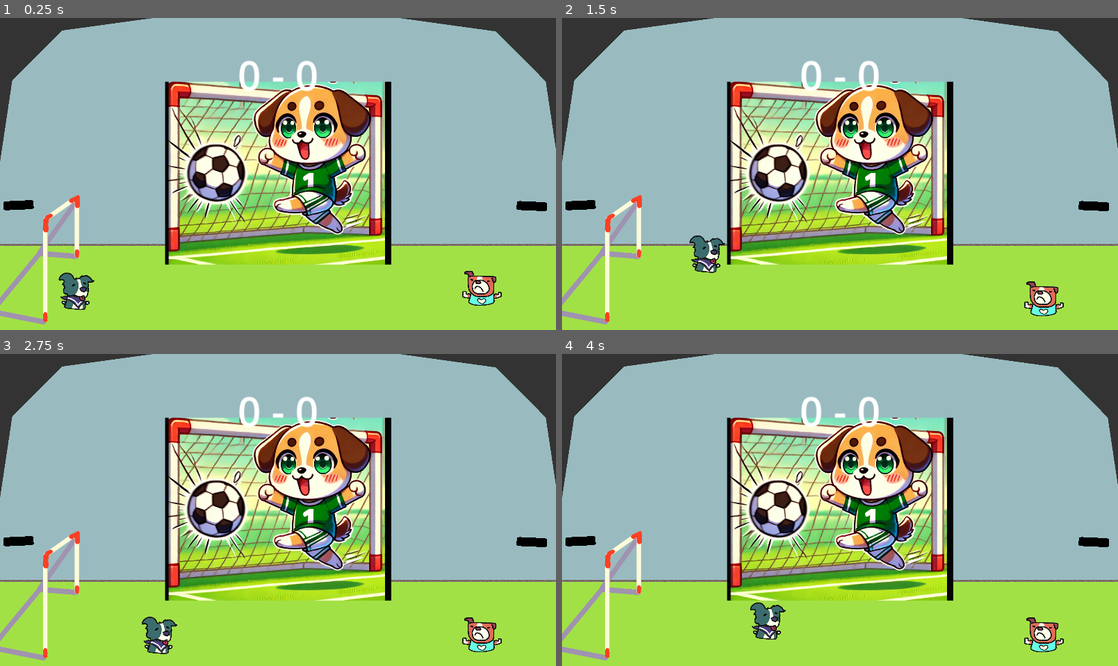
Above: before the commit, frames 1-4 (two rows, left to right).
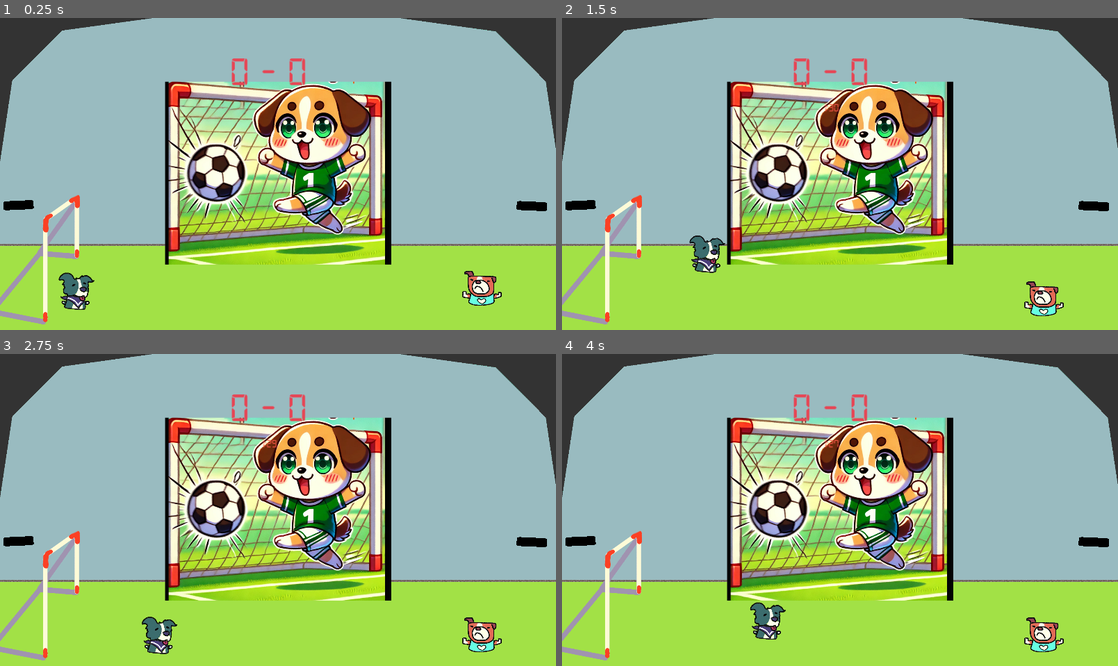
Above: after the commit, the same moments.

Repository: dkleitsas/Hammerball
Game: Godot game, scene res://Scenes/hammerball.tscn
The game is run twice, just before and just after one commit, with the same random seed, the same clock (stepped at 60 frames per second) and the same inputs. The engine's default icon, where the game draws it, is replaced by a stand-in: a white triangle on a blue panel in a dark square.
Inputs:
- Up to frame 1 (0.25 s): no input
- Up to frame 2 (1.5 s): hold Right (move_right_l) 0.53-1.28 s; hold P (kick_l) 0.53-1.28 s; tap Up (jump_l) at 0.77 s; hold Left (move_left_l) from 1.28 s (still down); tap Space (kick_r) at 1.35 s
- Up to frame 3 (2.75 s): tap Up (jump_l) at 1.52 s; release Left (move_left_l) at 2.03 s; hold Right (move_right_l) from 2.03 s (still down); hold P (kick_l) from 2.03 s (still down)
- Up to frame 4 (4 s): release P (kick_l) at 2.78 s; tap Space (kick_r) at 2.85 s; tap Up (jump_l) at 3.02, 3.77 s; release Right (move_right_l) at 3.53 s; hold Left (move_left_l) from 3.53 s (still down); hold P (kick_l) from 3.53 s (still down)

The runs differ from the first frame. In frame 1, 0.6% of the frame differs, in the area x 41-57%, y 12-24%; in frame 2, 0.7%, in the area x 41-57%, y 12-31%; in frame 3, 0.7%; in frame 4, 0.7%.

Commit message:
demy sprites

Diff:
--- /dev/null
+++ b/Scenes/GameTimer.gd
@@ -0,0 +1,29 @@
+extends Timer
+
+@onready var timer = $"."
+@onready var label = $".."
+var remaining_time = 91
+
+func _ready():
+	# Connect the timer's timeout signal using a Callable
+	timer.timeout.connect(Callable(self, "_on_Timer_timeout"))
+	timer.start()  # Start the timer
+
+# Function called when the timer times out
+func _on_Timer_timeout():
+	remaining_time -= 1  # Decrease the time
+
+	# Calculate minutes and seconds
+	var minutes = int(remaining_time / 60)
+	var seconds = remaining_time % 60
+
+	# Manually pad seconds with leading zero if it's less than 10
+	var padded_seconds = str(seconds)
+	if seconds < 10:
+		padded_seconds = "0" + str(seconds)
+
+	# Update the label with formatted time (MM:SS)
+	label.text = str(minutes) + ":" + padded_seconds
+
+	if remaining_time <= 0:
+		timer.stop()  # Stop the timer if the time reaches zero
--- a/Scenes/hammerball.tscn
+++ b/Scenes/hammerball.tscn
@@ -6,7 +6,9 @@
 [ext_resource type="Texture2D" uid="uid://cbmt75tcfd8ds" path="res://Art/puppiz.png" id="5_7xbuw"]
 [ext_resource type="Script" path="res://Scripts/player_right.gd" id="5_73osy"]
 [ext_resource type="Texture2D" uid="uid://ui8pw5h5clgg" path="res://icon.svg" id="6_pv57n"]
+[ext_resource type="FontFile" uid="uid://dniqbckc54f7t" path="res://Art/fonts/digital-7.ttf" id="6_ugham"]
 [ext_resource type="Texture2D" uid="uid://bckr28tcijg81" path="res://Art/foot.png" id="7_dfu3f"]
+[ext_resource type="Script" path="res://Scenes/GameTimer.gd" id="9_47fpj"]
 
 [sub_resource type="PhysicsMaterial" id="PhysicsMaterial_ligc5"]
 friction = 0.2
@@ -146,7 +148,7 @@
 size = Vector2(51, 264)
 
 [sub_resource type="RectangleShape2D" id="RectangleShape2D_hiaq1"]
-size = Vector2(72, 20)
+size = Vector2(147.559, 20)
 
 [node name="Hammerball" type="Node2D"]
 script = ExtResource("1_8tu0w")
@@ -309,9 +311,12 @@
 shape = SubResource("WorldBoundaryShape2D_4ar1h")
 
 [node name="Scoreboard" type="Label" parent="."]
-offset_top = 72.0
-offset_right = 1368.0
-offset_bottom = 208.0
+modulate = Color(0.905721, 0.269104, 0.327508, 1)
+offset_left = -24.0
+offset_top = 91.0
+offset_right = 1344.0
+offset_bottom = 227.0
+theme_override_fonts/font = ExtResource("6_ugham")
 theme_override_font_sizes/font_size = 100
 text = "0 - 0"
 horizontal_alignment = 1
@@ -319,7 +324,8 @@
 [node name="GoalLeft" type="Node2D" parent="."]
 
 [node name="GoalArea" type="Area2D" parent="GoalLeft"]
-position = Vector2(40, 568)
+position = Vector2(64, 551)
+rotation = 0.00751454
 collision_mask = 3
 metadata/_edit_group_ = true
 
@@ -331,8 +337,9 @@
 position = Vector2(48, 544)
 
 [node name="CollisionShape2D" type="CollisionShape2D" parent="GoalLeft/Bar"]
-position = Vector2(-3.93606, -82.1936)
-rotation = -0.120428
+position = Vector2(22.1531, -93.6729)
+rotation = 2.72708
+scale = Vector2(1, 1)
 shape = SubResource("RectangleShape2D_hiaq1")
 
 [node name="Sprite2D" type="Sprite2D" parent="GoalLeft/Bar"]
@@ -348,7 +355,7 @@
 metadata/_edit_group_ = true
 
 [node name="GoalArea" type="Area2D" parent="GoalRight"]
-position = Vector2(46, 649)
+position = Vector2(54, 639)
 collision_mask = 3
 metadata/_edit_group_ = true
 
@@ -360,8 +367,8 @@
 position = Vector2(48, 544)
 
 [node name="CollisionShape2D" type="CollisionShape2D" parent="GoalRight/Bar"]
-position = Vector2(-4, 0)
-rotation = -0.120428
+position = Vector2(5.20947, -1.11447)
+rotation = 2.59442
 shape = SubResource("RectangleShape2D_hiaq1")
 
 [node name="Sprite2D" type="Sprite2D" parent="GoalRight/Bar"]
@@ -377,5 +384,19 @@
 scale = Vector2(0.717593, 0.717593)
 texture = ExtResource("7_dfu3f")
 
+[node name="Labeltimer" type="Label" parent="."]
+modulate = Color(1, 0.345639, 0.288257, 1)
+offset_left = 646.0
+offset_top = 210.0
+offset_right = 686.0
+offset_bottom = 233.0
+theme_override_fonts/font = ExtResource("6_ugham")
+theme_override_font_sizes/font_size = 27
+text = "
+"
+
+[node name="Timer" type="Timer" parent="Labeltimer"]
+script = ExtResource("9_47fpj")
+
 [connection signal="body_entered" from="GoalLeft/GoalArea" to="." method="_on_goal_left_body_entered"]
 [connection signal="body_entered" from="GoalRight/GoalArea" to="." method="_on_goal_right_body_entered"]
Binary file added: Art/fonts/digital-7 (italic).ttf
Not shown, added: Art/fonts/digital-7 (italic).ttf.import
Binary file added: Art/fonts/digital-7 (mono italic).ttf
Not shown, added: Art/fonts/digital-7 (mono italic).ttf.import
Binary file added: Art/fonts/digital-7 (mono).ttf
Not shown, added: Art/fonts/digital-7 (mono).ttf.import
Binary file added: Art/fonts/digital-7.ttf
Not shown, added: Art/fonts/digital-7.ttf.import
Not shown, added: Art/fonts/readme.txt
Not shown: 1 places in Scenes/hammerball.tscn that only renumber resources
Not shown, added: Art/foot.kra
Not shown, added: Art/foot.kra~
